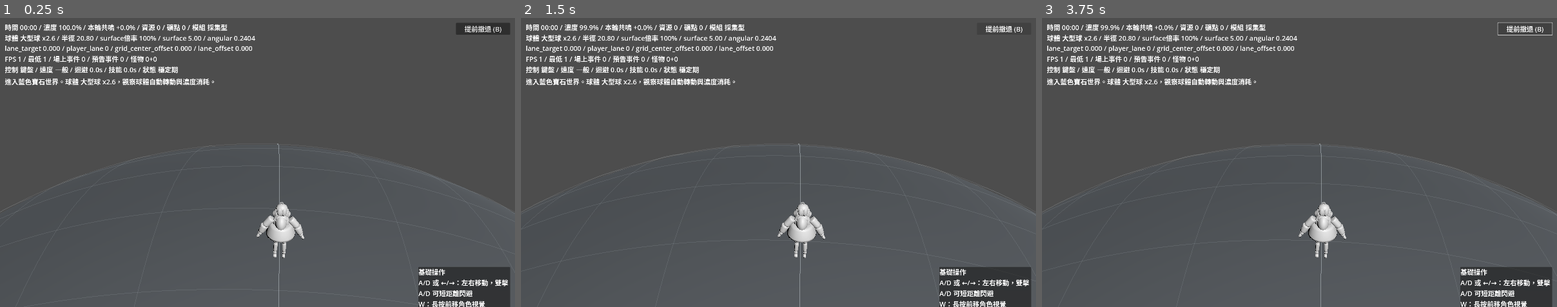
Above: before the commit, frames 1-3 (left to right).
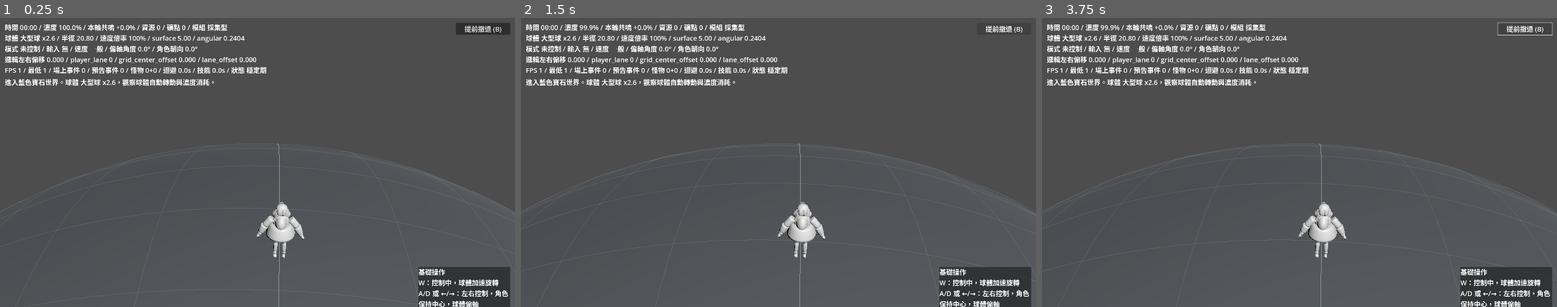
Above: after the commit, the same moments.

Repository: ttww14700-tech/GodotProject-AstralEcho
Game: Godot game, scene res://scenes/RunWorld.tscn
The game is run twice, just before and just after one commit, with the same random seed, the same clock (stepped at 60 frames per second) and the same inputs. This scene is started directly instead of the project's main scene.
Inputs:
- Up to frame 1 (0.25 s): no input
- Up to frame 2 (1.5 s): click "提前撤退 (B)" at 0.5 s; tap Enter at 1.25 s; hold D (move_right) from 1.28 s (still down); hold W (camera_push_forward) from 1.28 s (still down)
- Up to frame 3 (3.75 s): tap Space (dodge) at 2, 2.85, 3.5 s; release D (move_right) at 2.03 s; release W (camera_push_forward) at 2.03 s; hold S (slow_down) 2.03-2.78 s; tap W (camera_push_forward) at 2.1 s; tap Enter at 2.75 s; hold D (move_right) 2.78-3.53 s; hold W (camera_push_forward) 2.78-3.53 s; hold Up from 3.53 s (still down); tap B (retreat) at 3.6 s

The runs differ from the first frame. In frame 1, 3.3% of the frame differs, in the area x 1-99%, y 5-100%; in frame 2, 3.3%; in frame 3, 3.3%.

Commit message:
Update gameplayv2 RunWorld controls

Diff:
--- a/scripts/RunWorld.gd
+++ b/scripts/RunWorld.gd
@@ -39,6 +39,8 @@
 @export var giant_monster_surface_speed := 1.04
 @export var slow_down_multiplier := 0.4
 @export var equipment_speed_multiplier := 1.0
+@export var controlled_surface_speed_multiplier := 1.35
+@export var uncontrolled_surface_speed_multiplier := 1.0
 @export var camera_preset := "SmallPlanetSurfaceArcView"
 @export var camera_target_mode := "PlayerSurfaceAnchor"
 @export var camera_distance_ratio := 2.05
@@ -50,6 +52,8 @@
 @export var player_visual_forward_angle_max := 0.18
 @export var player_visual_backward_angle_max := 0.06
 @export var player_visual_forward_shift_speed := 3.33
+@export var player_lateral_facing_yaw_deg := 18.0
+@export var player_lateral_facing_lerp_speed := 8.0
 @export var lane_dash_double_tap_window := 0.28
 @export var lane_dash_distance_ratio := 0.5
 @export var lane_dash_duration := 0.18
@@ -83,8 +87,8 @@
 @export var event_point_lateral_grid_cells := 2.0
 @export var event_preview_grid_safe_screen_x_min := 0.08
 @export var event_preview_grid_safe_screen_x_max := 0.92
-@export var event_preview_projection_blend := 0.45
-@export var event_preview_projection_compression := 0.60
+@export var event_preview_projection_blend := 1.0
+@export var event_preview_projection_compression := 1.0
 @export var event_preview_min_screen_x := 0.14
 @export var event_preview_max_screen_x := 0.86
 
@@ -107,6 +111,8 @@
 var preview_event_serial := 0
 var preview_group_serial := 0
 var control_scheme := "keyboard"
+var is_player_controlling := false
+var player_control_source := "無"
 var current_surface_speed := 0.0
 var current_world_rotation_speed := 0.0
 var fps_display := 0.0
@@ -117,6 +123,7 @@
 var current_world_radius := WORLD_RADIUS
 var camera_reference_radius := WORLD_RADIUS
 var current_player_visual_forward_angle := 0.0
+var current_player_visual_yaw_deg := 0.0
 var last_left_tap_time := -999.0
 var last_right_tap_time := -999.0
 var lane_dash_elapsed := 0.0
@@ -140,7 +147,9 @@
 }
 
 var world_mesh: MeshInstance3D
+var world_visual_root: Node3D
 var player_node: Node3D
+var player_visual_root: Node3D
 var run_camera: Camera3D
 var event_preview_layer
 var camera_debug_timer := 0.0
@@ -304,7 +313,7 @@
 
 func _event_preview_grid_world_position(grid_x: float, angle: float) -> Vector3:
 	var local_radius := sqrt(maxf(current_world_radius * current_world_radius - grid_x * grid_x, 0.0))
-	return Vector3(grid_x, cos(angle) * local_radius + 0.18, sin(angle) * local_radius)
+	return _to_player_centered_visual_position(Vector3(grid_x, cos(angle) * local_radius + 0.18, sin(angle) * local_radius))
 
 
 func _event_preview_forward_band(raw_progress: float) -> int:
@@ -313,6 +322,10 @@
 
 
 func _build_world() -> void:
+	world_visual_root = Node3D.new()
+	world_visual_root.name = "RunWorldVisualRoot"
+	add_child(world_visual_root)
+
 	world_mesh = MeshInstance3D.new()
 	var sphere := SphereMesh.new()
 	sphere.radius = current_world_radius
@@ -321,11 +334,12 @@
 	sphere.rings = 24
 	world_mesh.mesh = sphere
 	world_mesh.material_override = _material(Color(0.36, 0.38, 0.4))
-	add_child(world_mesh)
+	world_visual_root.add_child(world_mesh)
 	_add_surface_grid()
 
 	player_node = PLAYER_GREYBOX_SCENE.instantiate() as Node3D
 	add_child(player_node)
+	player_visual_root = player_node.get_node_or_null("VisualRoot") as Node3D
 
 	run_camera = Camera3D.new()
 	add_child(run_camera)
@@ -521,14 +535,21 @@
 
 
 func _get_gameplay_player_position() -> Vector3:
-	var local_radius := sqrt(maxf(current_world_radius * current_world_radius - lane_target * lane_target, 0.0))
-	return Vector3(lane_target, local_radius + PLAYER_HEIGHT * 0.5, 0.0)
+	return Vector3(0.0, current_world_radius + PLAYER_HEIGHT * 0.5, 0.0)
 
 
 func _get_visual_player_position() -> Vector3:
-	var local_radius := sqrt(maxf(current_world_radius * current_world_radius - lane_target * lane_target, 0.0))
-	var angle := -current_player_visual_forward_angle
-	return Vector3(lane_target, cos(angle) * local_radius + PLAYER_SURFACE_OFFSET, sin(angle) * local_radius)
+	return Vector3(0.0, current_world_radius + PLAYER_SURFACE_OFFSET, 0.0)
+
+
+func _get_lateral_visual_axis_angle() -> float:
+	var clamped_lane_target := clampf(lane_target, -current_world_radius + 0.001, current_world_radius - 0.001)
+	var local_radius := sqrt(maxf(current_world_radius * current_world_radius - clamped_lane_target * clamped_lane_target, 0.0))
+	return atan2(clamped_lane_target, local_radius)
+
+
+func _to_player_centered_visual_position(logical_position: Vector3) -> Vector3:
+	return logical_position.rotated(Vector3(0.0, 0.0, 1.0), _get_lateral_visual_axis_angle())
 
 
 func _camera_height_for_distance(distance: float) -> float:
@@ -590,7 +611,7 @@
 	layer.add_child(controls_panel)
 
 	var controls := Label.new()
-	controls.text = "基礎操作\nA/D 或 ←/→：左右移動，雙擊 A/D 可短距離閃避\nW：長按前移角色視覺\nS：長按減速並後退角色視覺\nSpace：迴避閃過事件\nF：使用技能\nB：提前撤退"
+	controls.text = "基礎操作\nW：控制中，球體加速旋轉\nA/D 或 ←/→：左右控制，角色保持中心，球體偏軸\n雙擊 A/D：短距離閃避\nS：慢速，不算控制中\nSpace：迴避閃過事件\nF：使用技能\nB：提前撤退"
 	controls.autowrap_mode = TextServer.AUTOWRAP_WORD_SMART
 	controls_panel.add_child(controls)
 
@@ -599,6 +620,7 @@
 
 func _handle_input(delta: float) -> void:
 	_handle_lane_dash_taps()
+	_update_player_control_state()
 	if lane_dash_elapsed > 0.0:
 		_update_lane_dash(delta)
 		return
@@ -622,6 +644,20 @@
 		_finish_run("提前撤退")
 
 
+func _update_player_control_state() -> void:
+	var is_lateral_control := Input.is_action_pressed("move_left") or Input.is_action_pressed("move_right")
+	var is_forward_control := Input.is_action_pressed("camera_push_forward")
+	is_player_controlling = is_lateral_control or is_forward_control
+	if is_lateral_control and is_forward_control:
+		player_control_source = "前進+左右"
+	elif is_forward_control:
+		player_control_source = "前進"
+	elif is_lateral_control:
+		player_control_source = "左右"
+	else:
+		player_control_source = "無"
+
+
 func _handle_lane_dash_taps() -> void:
 	if Input.is_action_just_pressed("move_left"):
 		control_scheme = "keyboard"
@@ -691,12 +727,13 @@
 
 
 func _update_player_visual_forward(delta: float) -> void:
-	var target := 0.0
-	if Input.is_action_pressed("slow_down"):
-		target = -player_visual_backward_angle_max
-	elif Input.is_action_pressed("camera_push_forward"):
-		target = player_visual_forward_angle_max
-	current_player_visual_forward_angle = move_toward(current_player_visual_forward_angle, target, player_visual_forward_shift_speed * delta)
+	current_player_visual_forward_angle = 0.0
+	var lateral_axis := Input.get_axis("move_left", "move_right")
+	var target_yaw := -lateral_axis * player_lateral_facing_yaw_deg
+	var yaw_alpha := clampf(1.0 - exp(-player_lateral_facing_lerp_speed * delta), 0.0, 1.0)
+	current_player_visual_yaw_deg = lerpf(current_player_visual_yaw_deg, target_yaw, yaw_alpha)
+	if is_instance_valid(player_visual_root):
+		player_visual_root.rotation_degrees.y = current_player_visual_yaw_deg
 
 
 func _update_run(delta: float) -> void:
@@ -738,8 +775,9 @@
 
 func _update_visuals(delta: float) -> void:
 	world_mesh.rotate_x(delta * current_world_rotation_speed)
+	world_visual_root.rotation.z = _get_lateral_visual_axis_angle()
 	player_node.position = _get_visual_player_position()
-	player_node.rotation_degrees.z = -lane_target * 4.0
+	player_node.rotation_degrees = Vector3.ZERO
 	if run_camera:
 		_solve_camera_composition(run_camera)
 		_sync_event_preview_layer(delta)
@@ -934,6 +972,7 @@
 
 func _get_surface_speed_multiplier() -> float:
 	var multiplier := equipment_speed_multiplier
+	multiplier *= controlled_surface_speed_multiplier if is_player_controlling else uncontrolled_surface_speed_multiplier
 	if Input.is_action_pressed("slow_down"):
 		multiplier *= slow_down_multiplier
 	return multiplier
@@ -1013,10 +1052,11 @@
 
 func _update_hud() -> void:
 	var module_name: String = GameState.get_selected_module_data()["name"]
-	var control_text := "鍵盤" if control_scheme == "keyboard" else "滑鼠"
+	var control_mode_text := "控制中" if is_player_controlling else "未控制"
 	var slow_text := "慢速中" if Input.is_action_pressed("slow_down") else "一般"
 	var surface_speed_multiplier := _get_surface_speed_multiplier()
-	hud_label.text = "時間 %s / 濃度 %.1f%% / 本輪共鳴 +%.1f%% / 資源 %d / 礦點 %d / 模組 %s\n球體 %s x%.1f / 半徑 %.2f / surface倍率 %.0f%% / surface %.2f / angular %.4f\nlane_target %.3f / player_lane %d / grid_center_offset %.3f / lane_offset %.3f\nFPS %.0f / 最低 %.0f / 場上事件 %d / 預告事件 %d / 怪物 %d+%d\n控制 %s / 速度 %s / 迴避 %.1fs / 技能 %.1fs / 狀態 %s" % [
+	var lateral_axis_angle_deg := rad_to_deg(_get_lateral_visual_axis_angle())
+	hud_label.text = "時間 %s / 濃度 %.1f%% / 本輪共鳴 +%.1f%% / 資源 %d / 礦點 %d / 模組 %s\n球體 %s x%.1f / 半徑 %.2f / 速度倍率 %.0f%% / surface %.2f / angular %.4f\n模式 %s / 輸入 %s / 速度 %s / 偏軸角度 %.1f° / 角色朝向 %.1f°\n邏輯左右偏移 %.3f / player_lane %d / grid_center_offset %.3f / lane_offset %.3f\nFPS %.0f / 最低 %.0f / 場上事件 %d / 預告事件 %d / 怪物 %d+%d / 迴避 %.1fs / 技能 %.1fs / 狀態 %s" % [
 		_format_time(elapsed),
 		concentration,
 		resonance_gained,
@@ -1029,6 +1069,11 @@
 		surface_speed_multiplier * 100.0,
 		current_surface_speed,
 		current_world_rotation_speed,
+		control_mode_text,
+		player_control_source,
+		slow_text,
+		lateral_axis_angle_deg,
+		current_player_visual_yaw_deg,
 		lane_target,
 		player_lane,
 		_grid_center_offset(),
@@ -1039,8 +1084,6 @@
 		preview_event_queue.size(),
 		_count_active_events_of_type("monster"),
 		_count_preview_events_of_type("monster"),
-		control_text,
-		slow_text,
 		dodge_cooldown,
 		skill_cooldown,
 		"危險期" if entered_danger else "穩定期"
@@ -1212,11 +1255,11 @@
 	var local_radius := sqrt(maxf(current_world_radius * current_world_radius - x * x, 0.0))
 	var angle: float = event["angle"]
 	var marker := event["node"] as Node3D
-	marker.position = Vector3(x, cos(angle) * local_radius + 0.18, sin(angle) * local_radius)
+	marker.position = _to_player_centered_visual_position(Vector3(x, cos(angle) * local_radius + 0.18, sin(angle) * local_radius))
 	if event["type"] == "monster" and marker.has_method("update_player_face_detection"):
 		marker.call("update_player_face_detection", _get_gameplay_player_position())
 	else:
-		marker.look_at(Vector3(x, 0, 0), Vector3.UP)
+		marker.look_at(_to_player_centered_visual_position(Vector3(x, 0, 0)), Vector3.UP)
 
 
 func _print_event_preview_active_spawn_debug(event: Dictionary) -> void:
